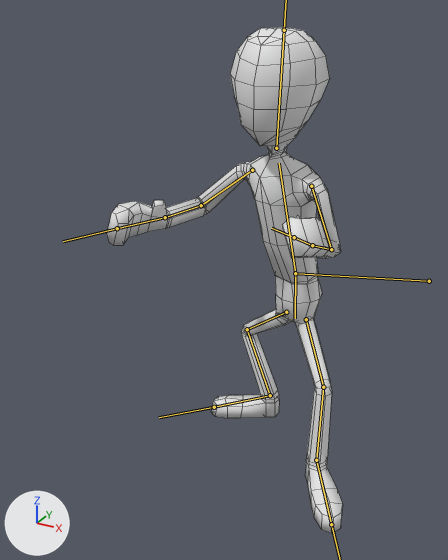
Before and after pictures for a commit that changed the FBX model UnityProject/Assets/Raw/Graphics/Models/FBX/Actor.fbx.
Rendered twice from a 50 mm camera at (0.00704, -0.01759, 0.01456) aimed at (-0.00153, -0.00202, 0.00677). Arrows for +X, +Y and +Z are at lower left; the lights stay in place. Both versions are drawn at frame 12 of the action 'Armature|LeftPunch'; the numbers are the values there. The bones that bend it are drawn over the model as lines. Mesh edges are drawn as thin lines.

Names of what the first picture shows: 'Actor'.
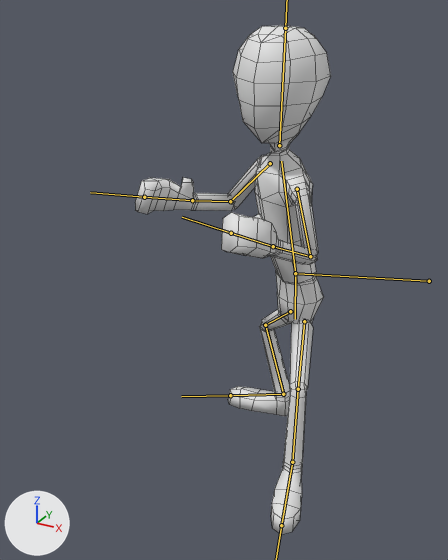
Boxes (x1, y1, x2, y2) around the edits, measured in the pictures (448 x 560 px):
'Actor', posed (17% narrower)
    before: (107, 27, 343, 533)
    after: (135, 25, 331, 534)
bone 'Chest', root to tip
    before: (295, 273) to (279, 163)
    after: (295, 273) to (281, 161)
bone 'UpperArm.R', root to tip
    before: (252, 170) to (201, 205)
    after: (270, 163) to (230, 201)
bone 'LowerArm.R', root to tip
    before: (201, 205) to (165, 217)
    after: (230, 201) to (192, 200)
bone 'Head', root to tip
    before: (276, 148) to (284, 30)
    after: (279, 145) to (285, 28)
bone 'Pelvis', root to tip
    before: (295, 273) to (295, 318)
    after: (295, 273) to (295, 319)

The change, as a list of edits to the scene's bpy script:
```text
Change bone_chest:
    where bone_chest = bpy.data.objects['Armature'].pose.bones['Chest']  # child of 'Root'
    bone_chest.rotation_quaternion: (0.907, 0.132, 0.398, -0.034) -> (0.975, 0.109, 0.189, -0.045)  # degrees (18, 47, 4) -> degrees (12, 22, -3)
Change bone_upperarm_r:
    where bone_upperarm_r = bpy.data.objects['Armature'].pose.bones['UpperArm.R']  # child of 'Chest'
    bone_upperarm_r.rotation_quaternion: (0.796, -0.368, 0.371, 0.305) -> (0.789, -0.47, 0.31, 0.246)  # degrees (-38, 55, 22) -> degrees (-58, 46, 8)
Change bone_lowerarm_r:
    where bone_lowerarm_r = bpy.data.objects['Armature'].pose.bones['LowerArm.R']  # child of 'UpperArm.R'
    bone_lowerarm_r.rotation_quaternion: (0.881, -0.177, -0.026, 0.438) -> (0.762, -0.243, -0.036, 0.599)  # degrees (-20, 6, 52) -> degrees (-25, 14, 73)
Change bone_head:
    where bone_head = bpy.data.objects['Armature'].pose.bones['Head']  # child of 'Chest'
    bone_head.rotation_quaternion: (0.974, -0.117, 0.183, -0.063) -> (0.92, -0.106, 0.376, -0.041)  # degrees (-16, 20, -10) -> degrees (-18, 43, -12)
Change bone_pelvis:
    where bone_pelvis = bpy.data.objects['Armature'].pose.bones['Pelvis']  # child of 'Root'
    bone_pelvis.rotation_quaternion: (0.924, 0.0, -0.381, 0.018) -> (0.974, 0.0, -0.227, 0.011)  # degrees (-1, -45, 3) -> degrees (0, -26, 1)
```
